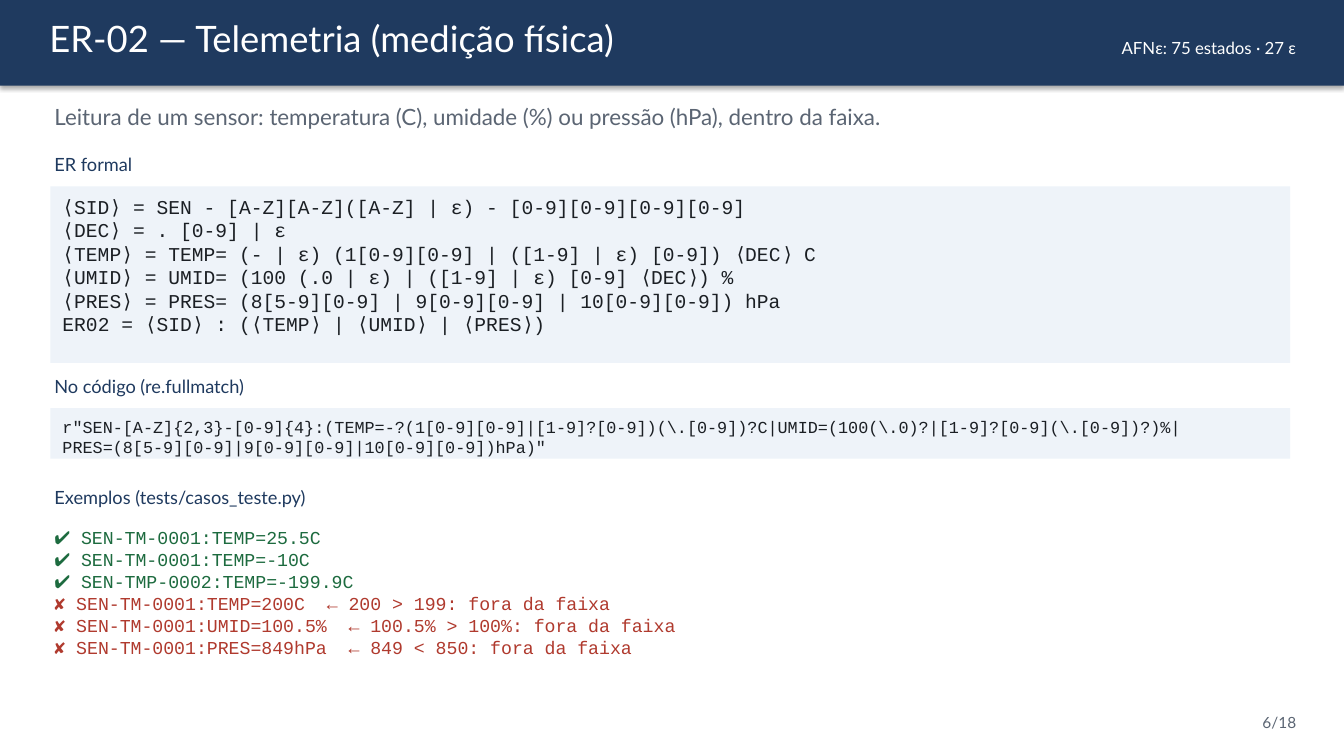
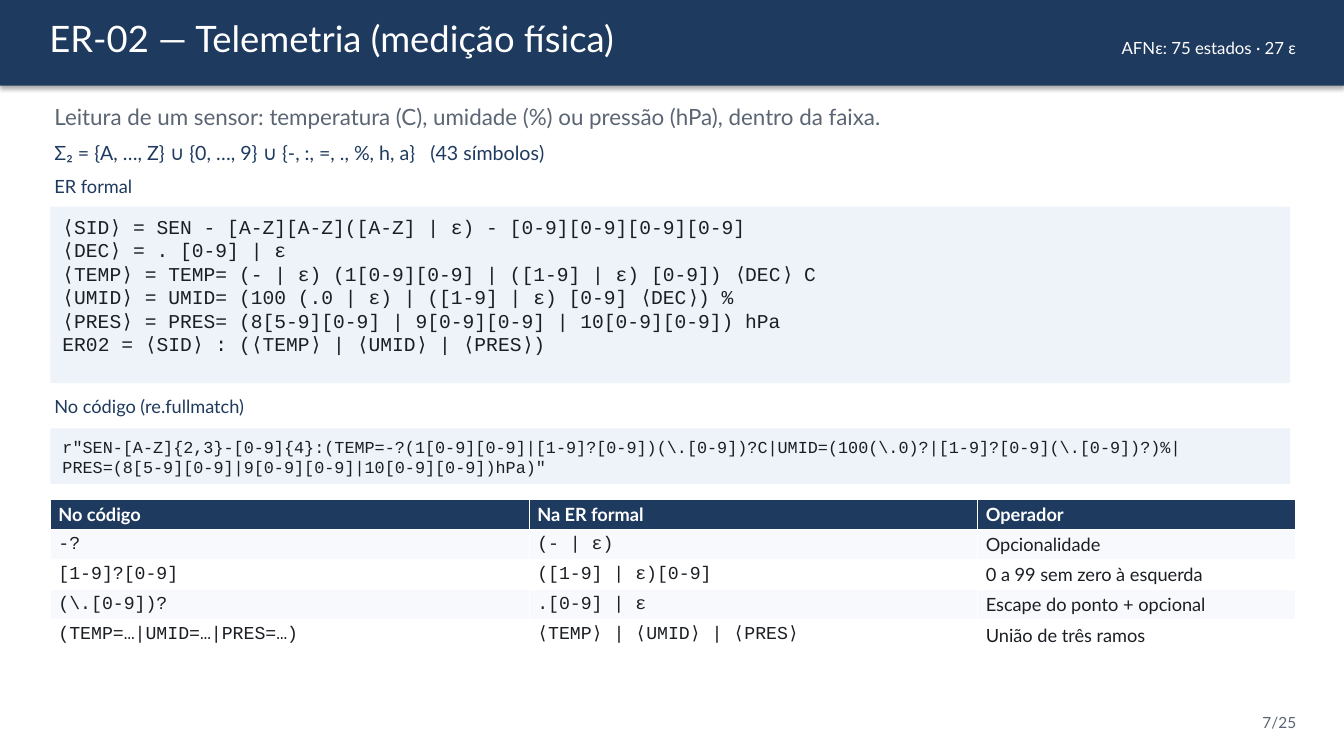
Before and after one commit to cauebarroso/Auditor-de-sensores-industriais-com-express-es-regulares, a slide deck: slide 7 of docs/Apresentacao.pptx (slide 6 before the commit). Drawn at 1344x756 pixels with LibreOffice and Linux fonts; fonts in the diff are those of the drawing. Boxes give left, top, right and bottom in pixels: in the first picture for what was removed or moved away, otherwise in the second. Text is boxed around its words. In the diff, an @@ line names an element or a change of style, - is before the commit and + after.

```diff
--- a/docs/Apresentacao.pptx
+++ b/docs/Apresentacao.pptx
@@ text added at (54,145,544,163), 14 pt, text #1F3A5F @@
+Σ₂ = {A, …, Z} ∪ {0, …, 9} ∪ {-, :, =, ., %, h, a} (43 símbolos)
@@ text "ER formal": place and size @@
-text "ER formal" at (54,157,132,171)
+text "ER formal" at (54,179,132,193)
@@ rectangle "⟨SID⟩ = SEN - [A-Z][A-Z]([A-Z] ...": place and size @@
-rectangle "⟨SID⟩ = SEN - [A-Z][A-Z]([A-Z] ..." at (50,187,1291,363)
+rectangle "⟨SID⟩ = SEN - [A-Z][A-Z]([A-Z] ..." at (50,207,1291,383)
@@ text "No código (re.fullmatch)": place and size @@
-text "No código (re.fullmatch)" at (54,379,244,397)
+text "No código (re.fullmatch)" at (54,399,244,417)
@@ rectangle "r"SEN-[A-Z]{2,3}-[0-9]{4}:(TEMP=-?(1[0-9][0-9]|[1-9]?[0-9])( ...": place and size @@
-rectangle "r"SEN-[A-Z]{2,3}-[0-9]{4}:(TEMP=-?(1[0-9][0-9]|[1-9]?[0-9])( ..." at (50,408,1291,459)
+rectangle "r"SEN-[A-Z]{2,3}-[0-9]{4}:(TEMP=-?(1[0-9][0-9]|[1-9]?[0-9])( ..." at (50,429,1291,484)
@@ table added at (50,499,1296,650), 5 rows, 3 columns @@
+No código | Na ER formal | Operador
+-? | (- | ε) | Opcionalidade
+[1-9]?[0-9] | ([1-9] | ε)[0-9] | 0 a 99 sem zero à esquerda
+(\.[0-9])? | .[0-9] | ε | Escape do ponto + opcional
+(TEMP=…|UMID=…|PRES=…) | ⟨TEMP⟩ | ⟨UMID⟩ | ⟨PRES⟩ | União de três ramos
@@ text removed at (54,490,305,507) @@
-Exemplos (tests/casos_teste.py)
@@ text removed at (81,532,353,588) @@
-✔ SEN-TM-0001:TEMP=25.5C
-✔ SEN-TM-0001:TEMP=-10C
-✔ SEN-TMP-0002:TEMP=-199.9C
@@ text removed at (76,598,676,655) @@
-✘ SEN-TM-0001:TEMP=200C ← 200 > 199: fora da faixa
-✘ SEN-TM-0001:UMID=100.5% ← 100.5% > 100%: fora da faixa
-✘ SEN-TM-0001:PRES=849hPa ← 849 < 850: fora da faixa
@@ text at (1262,717,1296,729): text changed @@
-6/18
+7/25
```
Also in this commit, not shown: 15 other slides changed, 7 slides added, 19 other files.
